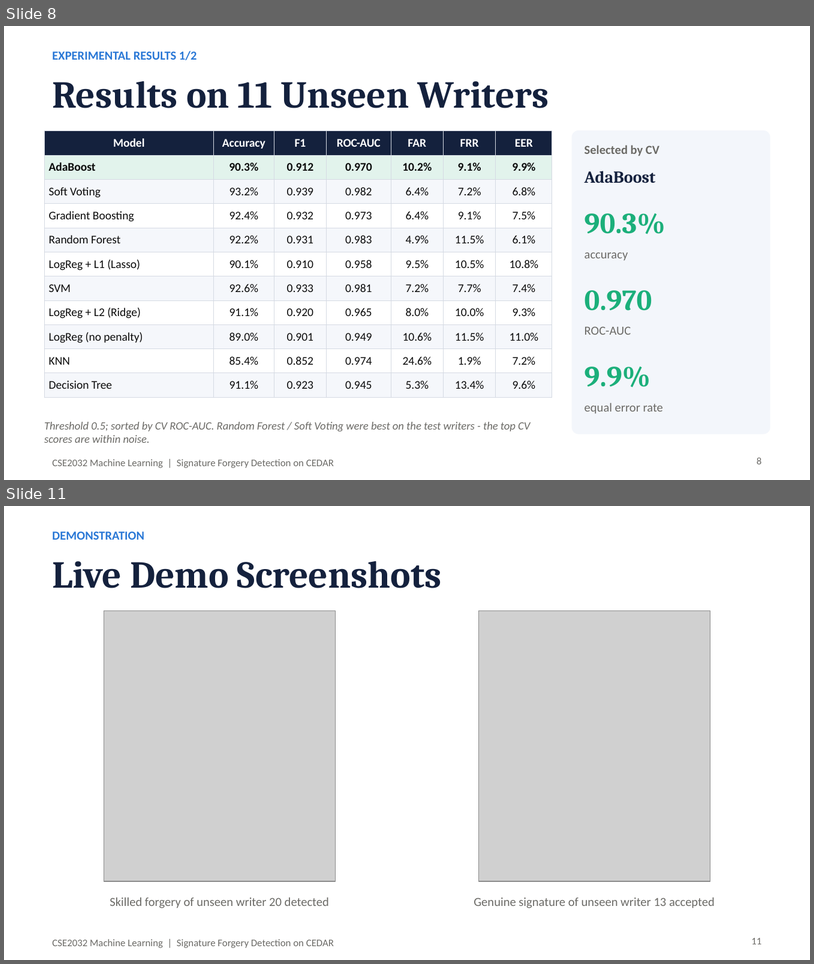
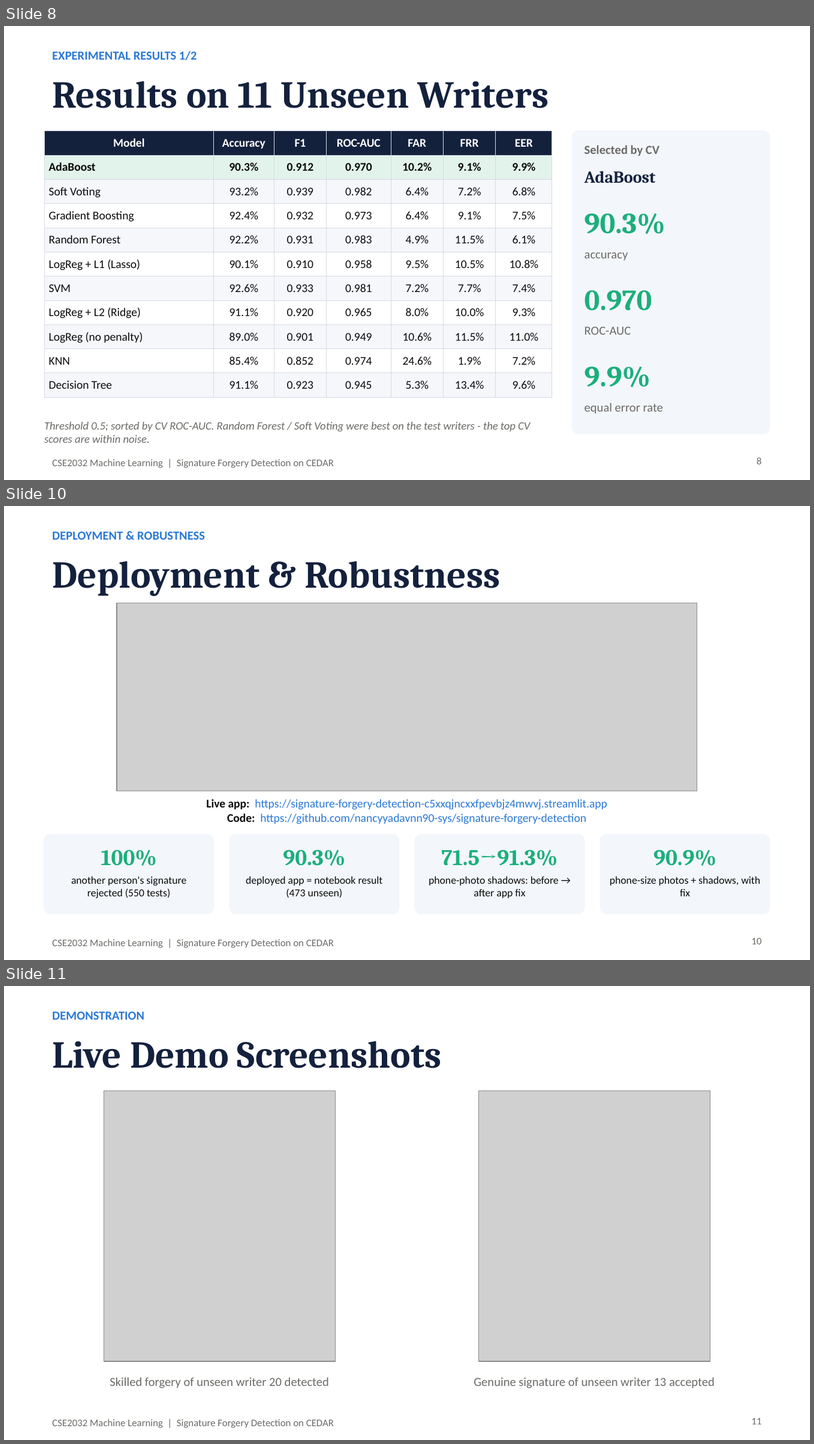
Before and after one commit to nancyyadavnn90-sys/signature-forgery-detection, a slide deck: presentation/Signature_Forgery_Detection.pptx. Shown one above the other, each under a label of ours: slides 8 and 11 before the commit, slides 8, 10 and 11 after it; the slides between them are not shown. The pictures are 814x964 and 814x1444 pixels, drawn with LibreOffice and Linux fonts; fonts in the diff are those of the drawing; grey boxes stand for pictures. Boxes give left, top, right and bottom in pixels: in the first picture for what was removed or moved away, otherwise in the second. Text is boxed around its words. In the diff, an @@ line names an element or a change of style, - is before the commit and + after.

```diff
--- a/presentation/Signature_Forgery_Detection.pptx
+++ b/presentation/Signature_Forgery_Detection.pptx
@@ slide 10 added at (4,506,810,960), background #FFFFFF; not listed: 1 template element that a slide beside it also shows @@
@@ text added at (52,531,205,540), 11 pt, text #2A78D6, bold @@
+DEPLOYMENT & ROBUSTNESS
@@ title added at (52,561,500,596), 34 pt, text #14213D, bold @@
+Deployment & Robustness
@@ picture added at (117,603,698,790) @@
@@ text added at (206,799,608,824), 10.5 pt, text #2A78D6 @@
+Live app: https://signature-forgery-detection-c5xxqjncxxfpevbjz4mwvj.streamlit.app
+Code: https://github.com/nancyyadavnn90-sys/signature-forgery-detection
@@ rounded rectangle added at (44,834,213,913), fill #F3F6FB, outline #F3F6FB 1 pt @@
@@ rounded rectangle added at (230,834,399,913), fill #F3F6FB, outline #F3F6FB 1 pt @@
@@ rounded rectangle added at (415,834,585,913), fill #F3F6FB, outline #F3F6FB 1 pt @@
@@ rounded rectangle added at (601,834,770,913), fill #F3F6FB, outline #F3F6FB 1 pt @@
@@ text added at (101,849,157,865), 20 pt, text #1BAF7A, bold @@
+100%
@@ text added at (283,849,345,865), 20 pt, text #1BAF7A, bold @@
+90.3%
@@ text added at (441,849,558,865), 20 pt, text #1BAF7A, bold @@
+71.5→91.3%
@@ text added at (654,849,717,865), 20 pt, text #1BAF7A, bold @@
+90.9%
@@ text added at (71,876,186,898), 9.5 pt, text #0B0B0B @@
+another person's signature rejected (550 tests)
@@ text added at (246,876,383,898), 9.5 pt, text #0B0B0B @@
+deployed app = notebook result (473 unseen)
@@ text added at (429,876,559,898), 9.5 pt, text #0B0B0B @@
+phone-photo shadows: before → after app fix
@@ text added at (610,876,761,896), 9.5 pt, text #0B0B0B @@
+phone-size photos + shadows, with fix
@@ page number added at (752,937,762,944), 9 pt, text #6B6A66 @@
+10
```
Also in this commit, not shown: 1 slide removed, 1 other file.
